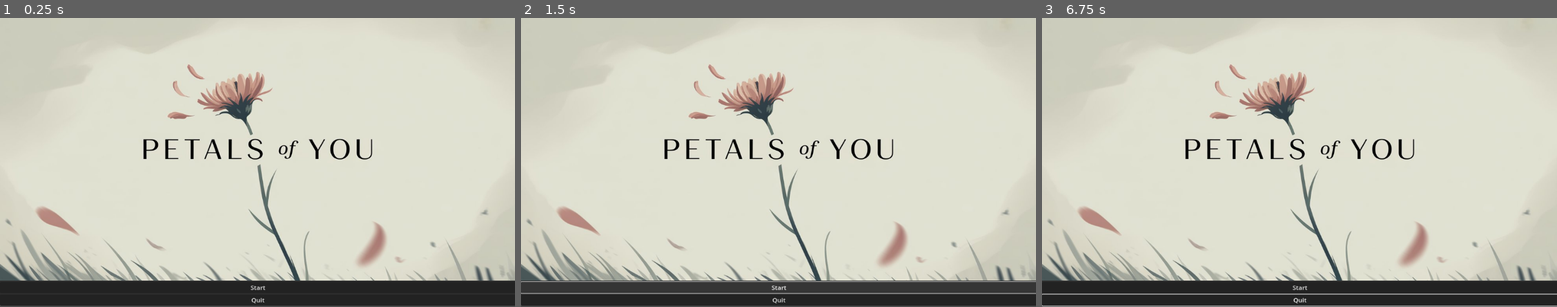
Above: before the commit, frames 1-3 (left to right).
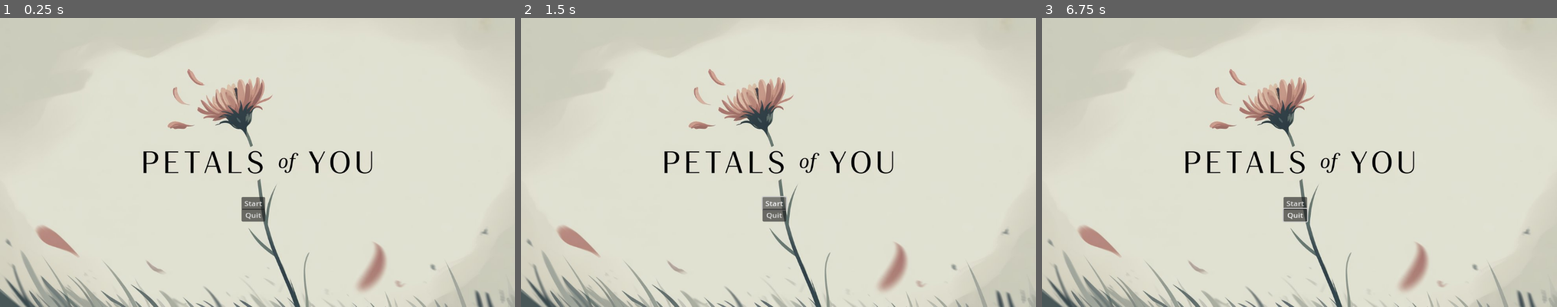
Above: after the commit, the same moments.

Repository: Yoloweeb/petals-of-you
Game: Godot game, scene res://scenes/start_menu.tscn
Two runs of this game, one before a commit and one after it. Both use one fixed random seed, a clock stepped at 60 frames per second and the inputs below. This scene is started directly instead of the project's main scene. The engine's default icon, where the game draws it, is replaced by a stand-in: a white triangle on a blue panel in a dark square.
Inputs (mouse positions are in pixels of both pictures, inside the frame that each line leads up to):
- Up to frame 1 (0.25 s): no input
- Up to frame 2 (1.5 s): click "Start" at 0.5 s; click "Start" at 1.25 s
- Up to frame 3 (6.75 s): tap Enter at 2, 3.5, 5 s; move the mouse to (1412, 148) at 2.02 s; hold D (move_right) 2.03-2.75 s; hold E (interact) 2.03-2.75 s; click (1412, 148) at 2.17 s; tap Space (jump) at 2.27, 2.75, 4.25, 5.27, 5.75 s; drag from (1196, 176) to (1273, 220) at 2.77 s; move the mouse to (1351, 98) at 3.52 s; hold D (move_right) 3.53-4.25 s; tap Shift at 3.6 s; drag from (1273, 220) to (1145, 119) at 4.27 s; move the mouse to (1454, 205) at 5.02 s; hold A (move_left) 5.03-5.75 s; tap Z at 5.1 s; drag from (1145, 119) to (1222, 90) at 5.77 s; move the mouse to (1325, 162) at 6.52 s; hold Down from 6.53 s (still down); hold E (interact) from 6.53 s (still down); click (1325, 162) at 6.67 s

The runs differ from the first frame. In frame 1, 17% of the frame differs, in the area x 0-100%, y 16-100%; in frame 2, 17%; in frame 3, 17%.

Commit message:
resized, rescaled, positioned buttons

Diff:
--- a/scenes/start_menu.tscn
+++ b/scenes/start_menu.tscn
@@ -14,22 +14,35 @@
 layout_mode = 0
 offset_right = 413.0
 offset_bottom = 311.0
-scale = Vector2(0.88000077, 0.80000037)
+scale = Vector2(0.88000077, 0.88000035)
 
 [node name="PanelContainer" type="PanelContainer" parent="CenterContainer"]
 layout_mode = 2
 
 [node name="VBoxContainer" type="VBoxContainer" parent="CenterContainer/PanelContainer"]
 layout_mode = 2
+theme_override_constants/separation = 12
 
 [node name="TitleImage" type="TextureRect" parent="CenterContainer/PanelContainer/VBoxContainer"]
 layout_mode = 2
 texture = ExtResource("1_ouf4f")
 
-[node name="Start" type="Button" parent="CenterContainer/PanelContainer/VBoxContainer"]
-layout_mode = 2
+[node name="Start" type="Button" parent="CenterContainer/PanelContainer/VBoxContainer/TitleImage"]
+layout_mode = 0
+offset_left = 613.6358
+offset_top = 455.68164
+offset_right = 663.6358
+offset_bottom = 486.68164
+scale = Vector2(1.2, 1.056)
+theme_override_font_sizes/font_size = 16
 text = "Start"
 
-[node name="Quit" type="Button" parent="CenterContainer/PanelContainer/VBoxContainer"]
-layout_mode = 2
+[node name="Quit" type="Button" parent="CenterContainer/PanelContainer/VBoxContainer/TitleImage"]
+layout_mode = 0
+offset_left = 613.6358
+offset_top = 486.36343
+offset_right = 663.6358
+offset_bottom = 517.3634
+scale = Vector2(1.2, 1.056)
+theme_override_font_sizes/font_size = 16
 text = "Quit"
